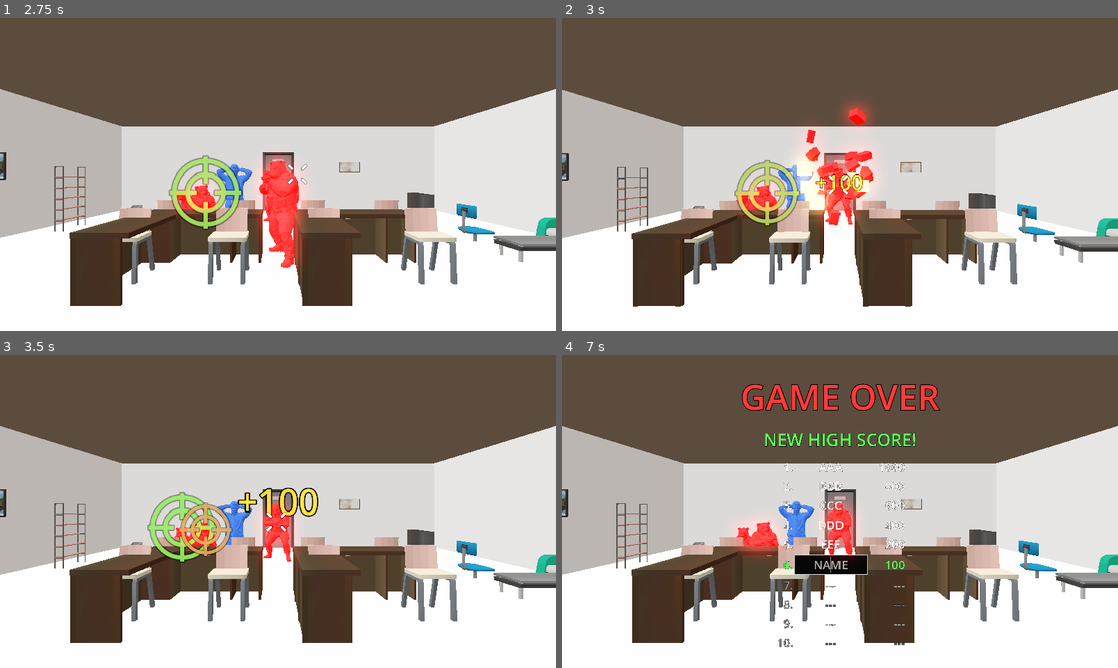
Above: before the commit, frames 1-4 (two rows, left to right).
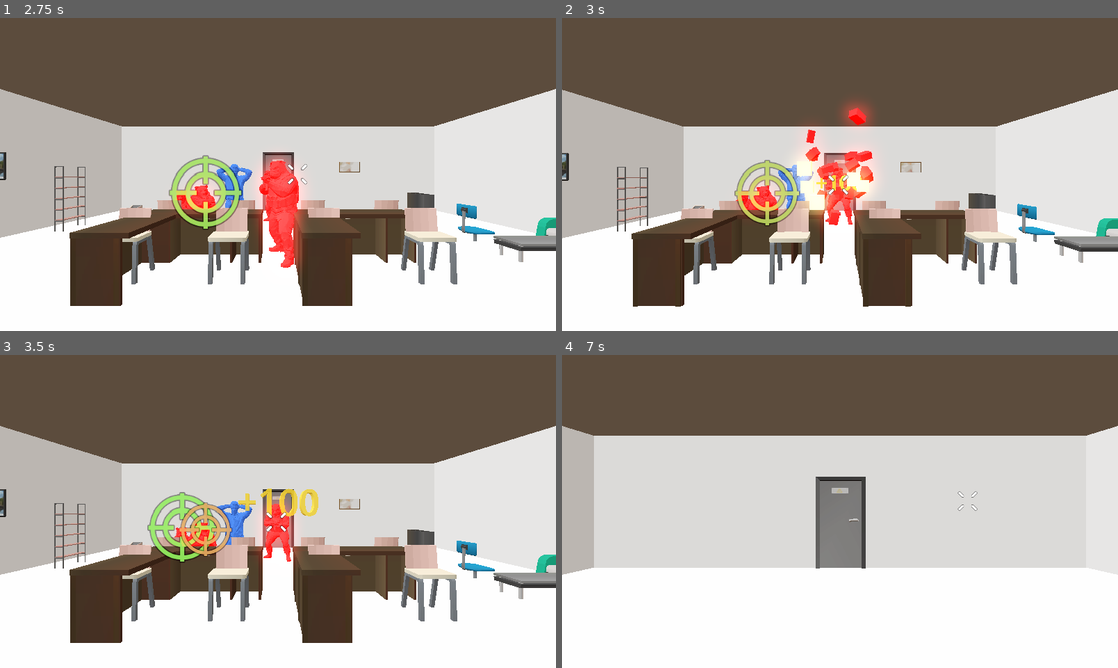
Above: after the commit, the same moments.

Repository: sdotyxz/vr-planner-2
Game: Godot game, scene res://src/levels/MainLevel.tscn
The game is run twice, just before and just after one commit, with the same random seed, the same clock (stepped at 60 frames per second) and the same inputs.
Inputs (mouse positions are in pixels of both pictures, inside the frame that each line leads up to):
- Up to frame 1 (2.75 s): tap Enter at 0.5 s; move the mouse to (305, 174) at 0.52 s; hold Right 0.53-1.28 s; click (305, 174) at 0.6 s; move the mouse to (250, 174) at 1.27 s; hold S 1.28-2.03 s; tap L at 1.35 s; click (250, 174) at 1.42 s; move the mouse to (289, 168) at 2.02 s; hold Right from 2.03 s (still down); tap 0 at 2.1 s; click (289, 168) at 2.17 s
- Up to frame 2 (3 s): keep holding Right; move the mouse to (834, 180) at 2.77 s; tap N at 2.85 s; click (834, 180) at 2.92 s
- Up to frame 3 (3.5 s): keep holding Right
- Up to frame 4 (7 s): move the mouse to (878, 514) at 3.52 s; release Right at 3.53 s; hold Left 3.53-5.03 s; tap C at 3.6 s; click (878, 514) at 3.67 s; move the mouse to (795, 508) at 4.27 s; tap 9 at 4.35 s; click (795, 508) at 4.42 s; tap Space at 5 s; move the mouse to (845, 511) at 5.02 s; hold S 5.03-5.78 s; tap H at 5.1 s; click (845, 511) at 5.17 s; move the mouse to (756, 433) at 5.77 s; hold Right from 5.78 s (still down); tap T at 5.85 s; click (756, 433) at 5.92 s; move the mouse to (962, 495) at 6.52 s; tap R at 6.6 s; click (962, 495) at 6.67 s

Frame 1 is identical in both runs. In frame 2, 0.3% of the frame differs, in the area x 45-56%, y 47-57%; in frame 3, 0.5%; in frame 4, 33%, in the area x 0-100%, y 9-94%.

Commit message:
feat: 使用 TextMesh 3D字体重构得分弹窗和游戏结束界面
- ScorePopup: 改用 TextMesh 替代 Label3D，厚度0.25，带摆动动画(15度)
- 修复多个得分弹窗同时显示时资源共享导致不显示的问题
- 新增 GameOverScreen3DText: 全3D TextMesh 游戏结束界面
- 标题/副标题/分数都使用 TextMesh，厚度0.2，带波浪摆动效果
- 自动提交高分为 PLAYER，简化3D界面交互

Diff:
--- a/assets/vfx/ScorePopup.gd
+++ b/assets/vfx/ScorePopup.gd
@@ -1,17 +1,24 @@
 extends Node3D
 class_name ScorePopup
-## 3D浮动得分弹窗 - 显示击杀分数并向上飘动后消失
+## 3D浮动得分弹窗 - 使用 TextMesh 显示击杀分数并向上飘动后消失
 
-@onready var label: Label3D = $Label3D
+@onready var mesh_instance: MeshInstance3D = $TextMeshInstance
+var text_mesh: TextMesh
 
 ## 动画参数
 const FLOAT_HEIGHT: float = 0.5  ## 向上飘动高度
 const DURATION: float = 1.0  ## 持续时间
 const SCALE_START: float = 0.5  ## 起始缩放
 const SCALE_PEAK: float = 1.2  ## 峰值缩放
+const SWING_ANGLE: float = deg_to_rad(15.0)  ## 摆动角度（左右15度）
+const SWING_COUNT: float = 3.0  ## 摆动次数
+
+## 颜色材质
+var material: StandardMaterial3D
 
 
 func _ready() -> void:
+	_ensure_resources()
 	# 延迟一帧后开始动画，确保 global_position 已被正确设置
 	await get_tree().process_frame
 	_animate()
@@ -19,24 +26,54 @@
 
 ## 设置分数文本
 func set_score(score: int) -> void:
-	if label:
-		label.text = "+%d" % score
-		# 根据分数设置颜色
+	# 确保节点已初始化
+	if not is_node_ready():
+		await ready
+	_ensure_resources()
+	if text_mesh:
+		text_mesh.text = "+%d" % score
+	# 根据分数设置颜色
+	if material:
 		if score >= 100:
-			label.modulate = Color(1.0, 0.85, 0.2, 1.0)  # 金色
+			material.albedo_color = Color(1.0, 0.85, 0.2, 1.0)  # 金色
+			material.emission = Color(1.0, 0.7, 0.1, 1.0)
 		else:
-			label.modulate = Color(1.0, 1.0, 1.0, 1.0)  # 白色
+			material.albedo_color = Color(1.0, 1.0, 1.0, 1.0)  # 白色
+			material.emission = Color(0.8, 0.8, 0.8, 1.0)
+
+
+## 确保资源已加载（复制资源避免共享问题）
+func _ensure_resources() -> void:
+	if not mesh_instance:
+		mesh_instance = get_node_or_null("TextMeshInstance")
+	if not mesh_instance:
+		return
+
+	# 复制 TextMesh 避免多个实例共享
+	if not text_mesh:
+		var original_mesh = mesh_instance.mesh as TextMesh
+		if original_mesh:
+			text_mesh = original_mesh.duplicate() as TextMesh
+			mesh_instance.mesh = text_mesh
+
+	# 复制材质避免多个实例共享
+	if not material:
+		var original_material = mesh_instance.material_override as StandardMaterial3D
+		if original_material:
+			material = original_material.duplicate() as StandardMaterial3D
+			mesh_instance.material_override = material
 
 
 func _animate() -> void:
-	if not label:
+	if not mesh_instance:
 		await get_tree().create_timer(DURATION).timeout
 		queue_free()
 		return
 
 	# 初始状态
-	label.scale = Vector3.ONE * SCALE_START
-	label.modulate.a = 1.0
+	mesh_instance.scale = Vector3.ONE * SCALE_START
+	if material:
+		material.albedo_color.a = 1.0
 
 	# 记录初始Y位置，使用全局坐标向上移动
 	var start_y := global_position.y
@@ -49,12 +86,22 @@
 	# 位置向上飘动（使用全局Y坐标）
 	tween.tween_property(self, "global_position:y", end_y, DURATION).set_ease(Tween.EASE_OUT).set_trans(Tween.TRANS_QUAD)
 
+	# 摆动旋转动画（左右摆动，不超过60度）
+	var swing_duration := DURATION / (SWING_COUNT * 2.0)
+	var swing_tween := create_tween()
+	for i in int(SWING_COUNT):
+		swing_tween.tween_property(mesh_instance, "rotation:y", SWING_ANGLE, swing_duration).set_ease(Tween.EASE_IN_OUT)
+		swing_tween.tween_property(mesh_instance, "rotation:y", -SWING_ANGLE, swing_duration).set_ease(Tween.EASE_IN_OUT)
+	swing_tween.tween_property(mesh_instance, "rotation:y", 0.0, swing_duration * 0.5).set_ease(Tween.EASE_OUT)
+
 	# 缩放：先放大再恢复
-	tween.tween_property(label, "scale", Vector3.ONE * SCALE_PEAK, DURATION * 0.3).set_ease(Tween.EASE_OUT)
-	tween.tween_property(label, "scale", Vector3.ONE, DURATION * 0.7).set_delay(DURATION * 0.3).set_ease(Tween.EASE_IN_OUT)
+	tween.tween_property(mesh_instance, "scale", Vector3.ONE * SCALE_PEAK, DURATION * 0.3).set_ease(Tween.EASE_OUT)
+	tween.tween_property(mesh_instance, "scale", Vector3.ONE, DURATION * 0.7).set_delay(DURATION * 0.3).set_ease(Tween.EASE_IN_OUT)
 
-	# 透明度：后半段淡出
-	tween.tween_property(label, "modulate:a", 0.0, DURATION * 0.5).set_delay(DURATION * 0.5).set_ease(Tween.EASE_IN)
+	# 透明度：后半段淡出（通过材质实现）
+	if material:
+		material.transparency = BaseMaterial3D.TRANSPARENCY_ALPHA
+		tween.tween_property(material, "albedo_color:a", 0.0, DURATION * 0.5).set_delay(DURATION * 0.5).set_ease(Tween.EASE_IN)
 
 	# 动画结束后销毁
 	tween.chain().tween_callback(queue_free)
--- a/assets/vfx/ScorePopup.tscn
+++ b/assets/vfx/ScorePopup.tscn
@@ -1,17 +1,23 @@
-[gd_scene load_steps=2 format=3 uid="uid://score_popup_001"]
+[gd_scene load_steps=4 format=3 uid="uid://score_popup_001"]
 
 [ext_resource type="Script" path="res://assets/vfx/ScorePopup.gd" id="1_script"]
+
+[sub_resource type="StandardMaterial3D" id="StandardMaterial3D_gold"]
+albedo_color = Color(1, 0.85, 0.2, 1)
+emission_enabled = true
+emission = Color(1, 0.7, 0.1, 1)
+emission_energy_multiplier = 0.5
+
+[sub_resource type="TextMesh" id="TextMesh_score"]
+text = "+100"
+font_size = 64
+depth = 0.25
 
 [node name="ScorePopup" type="Node3D"]
 script = ExtResource("1_script")
 
-[node name="Label3D" type="Label3D" parent="."]
-billboard = 1
-no_depth_test = true
-render_priority = 100
-outline_render_priority = 99
-modulate = Color(1, 0.85, 0.2, 1)
-text = "+100"
-font_size = 128
-outline_size = 16
-outline_modulate = Color(0, 0, 0, 1)
+[node name="TextMeshInstance" type="MeshInstance3D" parent="."]
+cast_shadow = 0
+gi_mode = 0
+material_override = SubResource("StandardMaterial3D_gold")
+mesh = SubResource("TextMesh_score")
--- a/src/levels/MainLevel.gd
+++ b/src/levels/MainLevel.gd
@@ -22,9 +22,9 @@
 ## 是否可以点击重启（名字已提交后）
 var _can_click_restart: bool = false
 
-## 3D结算界面场景
-var game_over_screen_3d_scene: PackedScene = preload("res://src/ui/GameOverScreen3D.tscn")
-var game_over_screen_3d: Node3D = null
+## 3D结算界面场景（使用 TextMesh 3D字体）
+var game_over_screen_3d_scene: PackedScene = preload("res://src/ui/GameOverScreen3DText.tscn")
+var game_over_screen_3d: GameOverScreen3DText = null
 
 ## Office场景管理器
 var office_scene_manager: OfficeSceneManager = null
--- a/src/ui/GameOverScreen3D.tscn
+++ b/src/ui/GameOverScreen3D.tscn
@@ -72,6 +72,6 @@
 vertical_alignment = 1
 
 [node name="Sprite3D" type="Sprite3D" parent="."]
-transform = Transform3D(1, 0, 0, 0, 1, 0, 0, 0, 1, 0, 0, 1.25)
+transform = Transform3D(1, 0, 0, 0, 1, 0, 0, 0, 1, 0, 0, 1)
 pixel_size = 0.001
 alpha_cut = 1
--- /dev/null
+++ b/src/ui/GameOverScreen3DText.gd
@@ -0,0 +1,303 @@
+extends Node3D
+class_name GameOverScreen3DText
+## 3D游戏结束界面 - 使用 TextMesh 显示3D文字
+
+signal restart_requested
+signal name_submitted(player_name: String)
+
+@onready var title_mesh: MeshInstance3D = $TitleMesh
+@onready var subtitle_mesh: MeshInstance3D = $SubtitleMesh
+@onready var score_container: Node3D = $ScoreContainer
+@onready var hint_mesh: MeshInstance3D = $HintMesh
+
+## 材质模板（金色用于高分，白色用于普通）
+var gold_material: StandardMaterial3D
+var white_material: StandardMaterial3D
+var green_material: StandardMaterial3D
+
+## 动画参数
+const SWING_ANGLE: float = deg_to_rad(8.0)  ## 摆动角度
+const SWING_SPEED: float = 2.0  ## 摆动速度
+const TITLE_SWING_ANGLE: float = deg_to_rad(5.0)  ## 标题摆动角度
+
+## 状态变量
+var _player_rank: int = -1
+var _name_submitted: bool = false
+var _can_click_restart: bool = false
+var _current_score: int = 0
+var _score_meshes: Array[MeshInstance3D] = []
+
+## 延迟重启时间
+const RESTART_DELAY: float = 2.0
+
+## 动画时间
+var _time: float = 0.0
+
+
+func _ready() -> void:
+	_setup_materials()
+	_duplicate_resources()
+
+
+func _process(delta: float) -> void:
+	if not visible:
+		return
+
+	_time += delta
+
+	# 标题摆动
+	if title_mesh:
+		title_mesh.rotation.y = sin(_time * SWING_SPEED) * TITLE_SWING_ANGLE
+
+	# 副标题摆动（相位偏移）
+	if subtitle_mesh:
+		subtitle_mesh.rotation.y = sin(_time * SWING_SPEED + 0.5) * SWING_ANGLE * 0.5
+
+	# 分数行摆动（每行不同相位）
+	for i in range(_score_meshes.size()):
+		var mesh := _score_meshes[i]
+		if is_instance_valid(mesh):
+			mesh.rotation.y = sin(_time * SWING_SPEED + i * 0.3) * SWING_ANGLE * 0.3
+
+
+func _setup_materials() -> void:
+	# 金色材质
+	gold_material = StandardMaterial3D.new()
+	gold_material.albedo_color = Color(1.0, 0.85, 0.3, 1.0)
+	gold_material.emission_enabled = true
+	gold_material.emission = Color(1.0, 0.7, 0.1, 1.0)
+	gold_material.emission_energy_multiplier = 0.5
+
+	# 白色材质
+	white_material = StandardMaterial3D.new()
+	white_material.albedo_color = Color(0.8, 0.8, 0.8, 1.0)
+	white_material.emission_enabled = true
+	white_material.emission = Color(0.5, 0.5, 0.5, 1.0)
+	white_material.emission_energy_multiplier = 0.3
+
+	# 绿色材质（玩家高分）
+	green_material = StandardMaterial3D.new()
+	green_material.albedo_color = Color(0.3, 1.0, 0.3, 1.0)
+	green_material.emission_enabled = true
+	green_material.emission = Color(0.2, 0.8, 0.2, 1.0)
+	green_material.emission_energy_multiplier = 0.6
+
+
+func _duplicate_resources() -> void:
+	# 复制标题的 TextMesh 和材质
+	if title_mesh:
+		var orig_mesh := title_mesh.mesh as TextMesh
+		if orig_mesh:
+			title_mesh.mesh = orig_mesh.duplicate()
+		var orig_mat := title_mesh.material_override as StandardMaterial3D
+		if orig_mat:
+			title_mesh.material_override = orig_mat.duplicate()
+
+	# 复制副标题
+	if subtitle_mesh:
+		var orig_mesh := subtitle_mesh.mesh as TextMesh
+		if orig_mesh:
+			subtitle_mesh.mesh = orig_mesh.duplicate()
+		var orig_mat := subtitle_mesh.material_override as StandardMaterial3D
+		if orig_mat:
+			subtitle_mesh.material_override = orig_mat.duplicate()
+
+	# 复制提示
+	if hint_mesh:
+		var orig_mesh := hint_mesh.mesh as TextMesh
+		if orig_mesh:
+			hint_mesh.mesh = orig_mesh.duplicate()
+
+
+func _input(event: InputEvent) -> void:
+	if not visible:
+		return
+
+	# 鼠标点击重启游戏
+	if event is InputEventMouseButton and event.pressed and event.button_index == MOUSE_BUTTON_LEFT:
+		if _can_click_restart:
+			restart_requested.emit()
+			get_viewport().set_input_as_handled()
+
+
+## 显示排行榜
+func show_leaderboard(current_score: int) -> void:
+	visible = true
+	_name_submitted = false
+	_can_click_restart = false
+	_current_score = current_score
+	_time = 0.0
+
+	_clear_scores()
+
+	var leaderboard := LeaderboardManager.get_leaderboard()
+	var is_high_score := LeaderboardManager.is_high_score(current_score)
+
+	# 确定玩家排名位置
+	_player_rank = -1
+	if is_high_score:
+		for i in range(leaderboard.size()):
+			if current_score > leaderboard[i]["score"]:
+				_player_rank = i
+				break
+		if _player_rank == -1 and leaderboard.size() < LeaderboardManager.MAX_ENTRIES:
+			_player_rank = leaderboard.size()
+
+	# 更新副标题
+	if subtitle_mesh:
+		var subtitle_text_mesh := subtitle_mesh.mesh as TextMesh
+		var subtitle_mat := subtitle_mesh.material_override as StandardMaterial3D
+		if subtitle_text_mesh:
+			if is_high_score:
+				subtitle_text_mesh.text = "NEW HIGH SCORE!"
+				if subtitle_mat:
+					subtitle_mat.albedo_color = Color(0.3, 1.0, 0.3, 1.0)
+					subtitle_mat.emission = Color(0.2, 0.8, 0.2, 1.0)
+			else:
+				subtitle_text_mesh.text = "HIGH SCORES"
+				if subtitle_mat:
+					subtitle_mat.albedo_color = Color(1.0, 0.85, 0.3, 1.0)
+					subtitle_mat.emission = Color(1.0, 0.7, 0.1, 1.0)
+
+	# 隐藏点击提示
+	if hint_mesh:
+		hint_mesh.visible = false
+
+	# 生成排行榜分数行
+	var y_offset: float = 0.0
+	var line_height: float = 0.08
+
+	for i in range(LeaderboardManager.MAX_ENTRIES):
+		var actual_index := i
+		if _player_rank >= 0 and i > _player_rank:
+			actual_index = i - 1
+
+		var text: String
+		var mat: StandardMaterial3D
+
+		if i == _player_rank and is_high_score:
+			# 玩家新高分 - 直接保存为 PLAYER
+			text = "%d. PLAYER  %d" % [i + 1, current_score]
+			mat = green_material.duplicate()
+			# 自动提交
+			call_deferred("_auto_submit_score", current_score)
+		elif actual_index >= 0 and actual_index < leaderboard.size():
+			var entry: Dictionary = leaderboard[actual_index]
+			text = "%d. %s  %d" % [i + 1, entry["name"], entry["score"]]
+			mat = gold_material.duplicate()
+		else:
+			text = "%d. ---  ---" % [i + 1]
+			mat = white_material.duplicate()
+			mat.albedo_color = Color(0.5, 0.5, 0.5, 1.0)
+
+		var score_mesh := _create_text_mesh(text, mat)
+		score_mesh.position = Vector3(0, -y_offset, 0)
+		score_mesh.scale = Vector3.ONE * 0.5
+		score_container.add_child(score_mesh)
+		_score_meshes.append(score_mesh)
+
+		y_offset += line_height
+
+	# 如果没有进入排行榜，延迟后启用点击重启
+	if not is_high_score:
+		_start_restart_delay()
+
+
+func _auto_submit_score(score: int) -> void:
+	if _name_submitted:
+		return
+	_name_submitted = true
+
+	# 添加到排行榜
+	LeaderboardManager.add_entry("PLAYER", score)
+
+	# 发送信号
+	name_submitted.emit("PLAYER")
+
+	# 延迟后刷新并显示重启提示
+	await get_tree().create_timer(1.0).timeout
+	_show_final_leaderboard()
+
+
+func _create_text_mesh(text: String, mat: StandardMaterial3D) -> MeshInstance3D:
+	var mesh_instance := MeshInstance3D.new()
+	mesh_instance.cast_shadow = GeometryInstance3D.SHADOW_CASTING_SETTING_OFF
+	mesh_instance.gi_mode = GeometryInstance3D.GI_MODE_DISABLED
+
+	var text_mesh := TextMesh.new()
+	text_mesh.text = text
+	text_mesh.font_size = 32
+	text_mesh.depth = 0.2
+
+	mesh_instance.mesh = text_mesh
+	mesh_instance.material_override = mat
+
+	return mesh_instance
+
+
+func _show_final_leaderboard() -> void:
+	_clear_scores()
+
+	var leaderboard := LeaderboardManager.get_leaderboard()
+
+	# 更新副标题
+	if subtitle_mesh:
+		var subtitle_text_mesh := subtitle_mesh.mesh as TextMesh
+		var subtitle_mat := subtitle_mesh.material_override as StandardMaterial3D
+		if subtitle_text_mesh:
+			subtitle_text_mesh.text = "HIGH SCORES"
+		if subtitle_mat:
+			subtitle_mat.albedo_color = Color(1.0, 0.85, 0.3, 1.0)
+			subtitle_mat.emission = Color(1.0, 0.7, 0.1, 1.0)
+
+	# 显示点击提示
+	if hint_mesh:
+		hint_mesh.visible = true
+	_can_click_restart = true
+
+	# 重新生成排行榜
+	var y_offset: float = 0.0
+	var line_height: float = 0.08
+
+	for i in range(LeaderboardManager.MAX_ENTRIES):
+		var text: String
+		var mat: StandardMaterial3D
+
+		if i < leaderboard.size():
+			var entry: Dictionary = leaderboard[i]
+			text = "%d. %s  %d" % [i + 1, entry["name"], entry["score"]]
+			# 高亮玩家记录
+			if entry["score"] == _current_score:
+				mat = green_material.duplicate()
+			else:
+				mat = gold_material.duplicate()
+		else:
+			text = "%d. ---  ---" % [i + 1]
+			mat = white_material.duplicate()
+			mat.albedo_color = Color(0.5, 0.5, 0.5, 1.0)
+
+		var score_mesh := _create_text_mesh(text, mat)
+		score_mesh.position = Vector3(0, -y_offset, 0)
+		score_mesh.scale = Vector3.ONE * 0.5
+		score_container.add_child(score_mesh)
+		_score_meshes.append(score_mesh)
+
+		y_offset += line_height
+
+
+func _clear_scores() -> void:
+	for mesh in _score_meshes:
+		if is_instance_valid(mesh):
+			mesh.queue_free()
+	_score_meshes.clear()
+
+	for child in score_container.get_children():
+		child.queue_free()
+
+
+func _start_restart_delay() -> void:
+	await get_tree().create_timer(RESTART_DELAY).timeout
+	if visible:
+		_can_click_restart = true
+		if hint_mesh:
+			hint_mesh.visible = true
--- /dev/null
+++ b/src/ui/GameOverScreen3DText.tscn
@@ -0,0 +1,64 @@
+[gd_scene load_steps=5 format=3 uid="uid://dm6f7gyy0bvj2"]
+
+[ext_resource type="Script" path="res://src/ui/GameOverScreen3DText.gd" id="1_script"]
+
+[sub_resource type="StandardMaterial3D" id="StandardMaterial3D_title"]
+albedo_color = Color(1, 0.2, 0.2, 1)
+emission_enabled = true
+emission = Color(1, 0.1, 0.1, 1)
+emission_energy_multiplier = 0.8
+
+[sub_resource type="StandardMaterial3D" id="StandardMaterial3D_subtitle"]
+albedo_color = Color(1, 0.85, 0.3, 1)
+emission_enabled = true
+emission = Color(1, 0.7, 0.1, 1)
+emission_energy_multiplier = 0.5
+
+[sub_resource type="StandardMaterial3D" id="StandardMaterial3D_hint"]
+albedo_color = Color(0.7, 0.7, 0.7, 1)
+emission_enabled = true
+emission = Color(0.5, 0.5, 0.5, 1)
+emission_energy_multiplier = 0.3
+
+[sub_resource type="TextMesh" id="TextMesh_title"]
+text = "GAME OVER"
+font_size = 96
+depth = 0.2
+
+[sub_resource type="TextMesh" id="TextMesh_subtitle"]
+text = "HIGH SCORES"
+font_size = 48
+depth = 0.2
+
+[sub_resource type="TextMesh" id="TextMesh_hint"]
+text = "CLICK TO RESTART"
+font_size = 24
+depth = 0.1
+
+[node name="GameOverScreen3DText" type="Node3D"]
+script = ExtResource("1_script")
+
+[node name="TitleMesh" type="MeshInstance3D" parent="."]
+transform = Transform3D(1, 0, 0, 0, 1, 0, 0, 0, 1, 0, 0.4, 0)
+cast_shadow = 0
+gi_mode = 0
+material_override = SubResource("StandardMaterial3D_title")
+mesh = SubResource("TextMesh_title")
+
+[node name="SubtitleMesh" type="MeshInstance3D" parent="."]
+transform = Transform3D(1, 0, 0, 0, 1, 0, 0, 0, 1, 0, 0.15, 0)
+cast_shadow = 0
+gi_mode = 0
+material_override = SubResource("StandardMaterial3D_subtitle")
+mesh = SubResource("TextMesh_subtitle")
+
+[node name="ScoreContainer" type="Node3D" parent="."]
+transform = Transform3D(1, 0, 0, 0, 1, 0, 0, 0, 1, 0, -0.05, 0)
+
+[node name="HintMesh" type="MeshInstance3D" parent="."]
+transform = Transform3D(1, 0, 0, 0, 1, 0, 0, 0, 1, 0, -0.5, 0)
+visible = false
+cast_shadow = 0
+gi_mode = 0
+material_override = SubResource("StandardMaterial3D_hint")
+mesh = SubResource("TextMesh_hint")
Not shown, changed: assets/models/furniture/VNB Low Poly Office Set 2/palette1.png.import
Not shown, added: src/ui/GameOverScreen3DText.gd.uid
Not shown, added: assets/models/furniture/VNB Low Poly Office Set/palette1.png.import~RF953ecdf5.TMP
